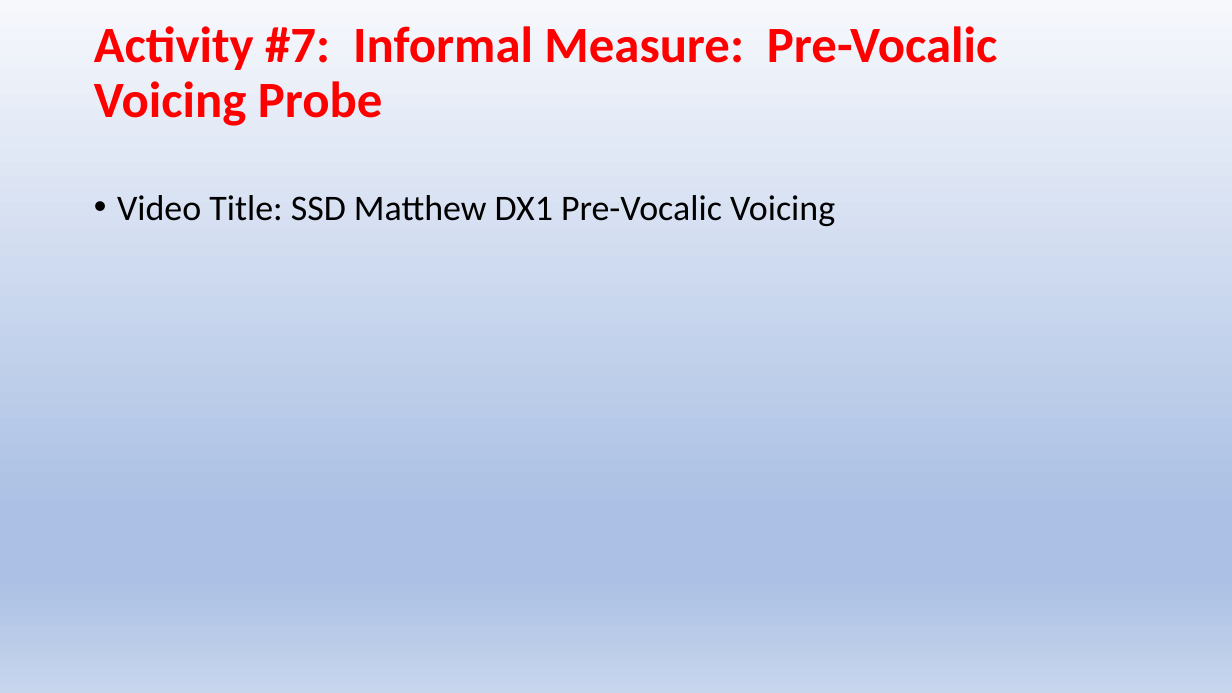
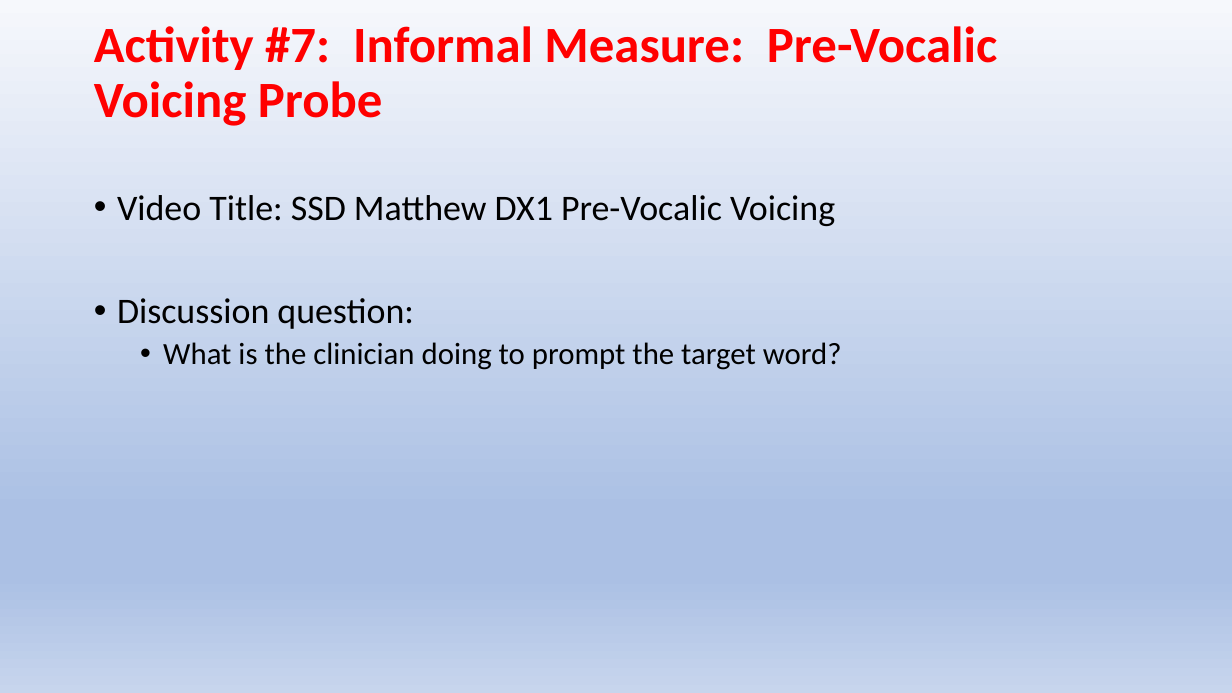
Before and after one commit to Jim-Wright90/cds431_sp22, a slide deck: slide 6 of slides/cds431_week3_1.pptx. Drawn at 1232x693 pixels with LibreOffice and Linux fonts; fonts in the diff are those of the drawing. Boxes give left, top, right and bottom in pixels: in the first picture for what was removed or moved away, otherwise in the second. Text is boxed around its words. In the diff, an @@ line names an element or a change of style, - is before the commit and + after.

```diff
--- a/slides/cds431_week3_1.pptx
+++ b/slides/cds431_week3_1.pptx
@@ text at <box>117,298,842,370</box>: paragraphs added @@
+• Discussion question:
+  • What is the clinician doing to prompt the target word?
```
Also in this commit, not shown: 4 other slides changed, 1 slide added, 1 slide removed, 5 other files.
